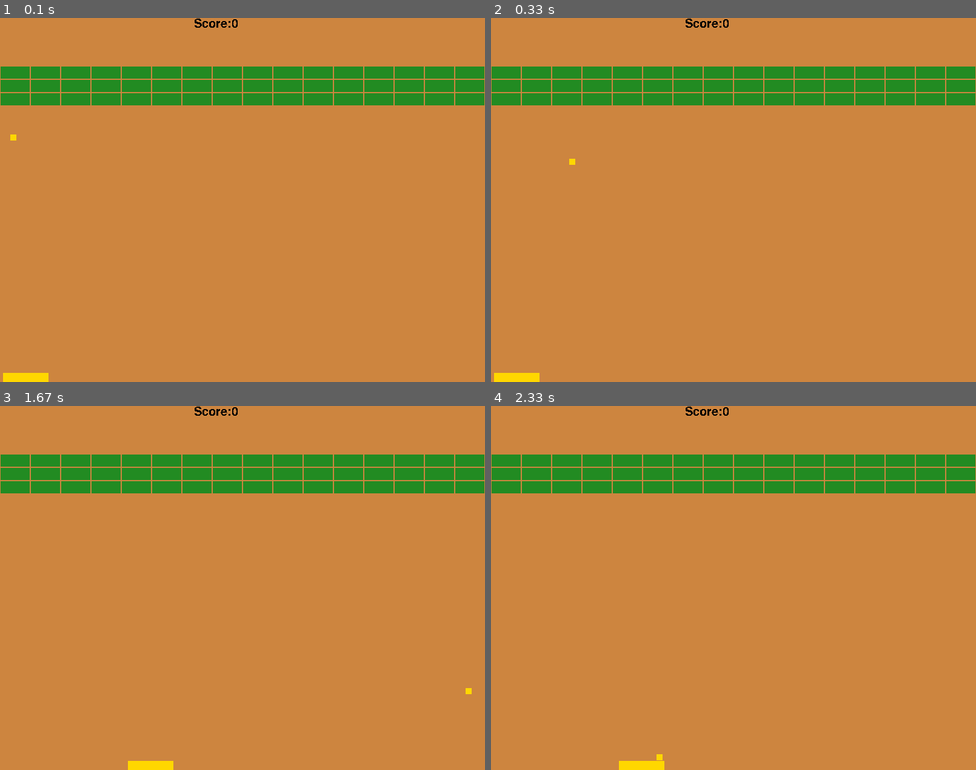
Above: before the commit, frames 1-4 (two rows, left to right).
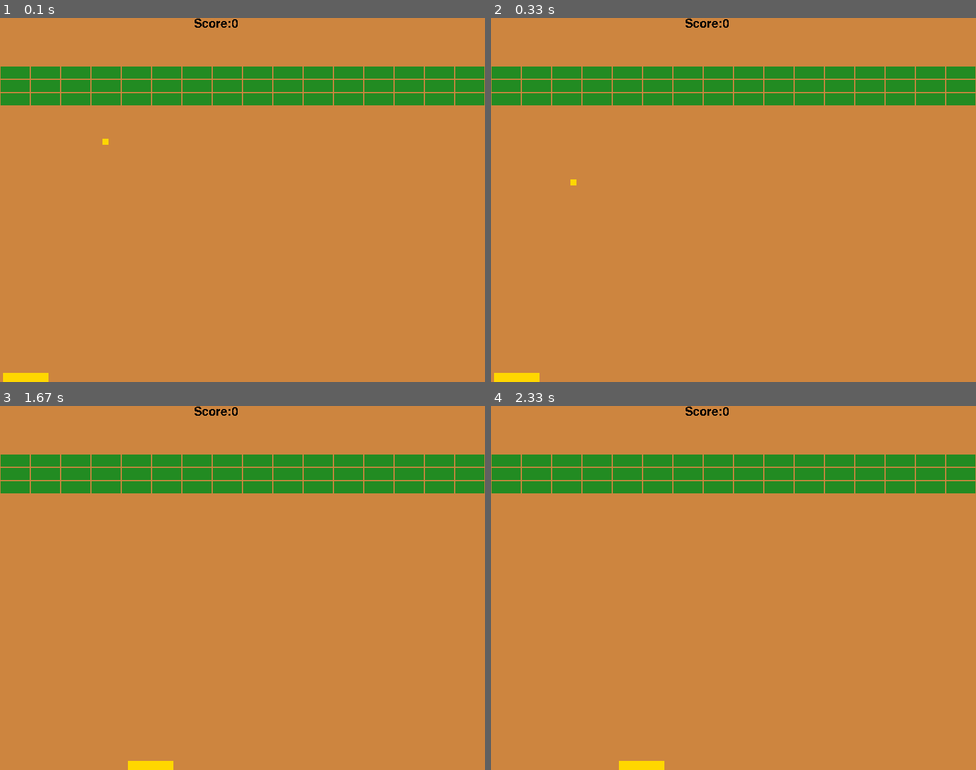
Above: after the commit, the same moments.

Repository: nealons/Pygame
Game: pygame game, started from pygamee1.py
Two runs of this game, one before a commit and one after it. Both use one fixed random seed, a clock stepped at 60 frames per second and the inputs below.
Inputs (mouse positions are in pixels of both pictures, inside the frame that each line leads up to):
- Up to frame 1 (0.1 s): no input
- Up to frame 2 (0.33 s): no input
- Up to frame 3 (1.67 s): click (242, 588) at 0.38 s; click (291, 668) at 0.72 s; click (421, 715) at 1.05 s; click (126, 515) at 1.38 s
- Up to frame 4 (2.33 s): no input

The runs differ from the first frame. In frame 1, less than 0.1% of the frame differs, in the area x 2-23%, y 32-35%; in frame 2, less than 0.1%; in frame 3, less than 0.1%; in frame 4, less than 0.1%.

Commit message:
fourth commit

Diff:
--- a/pygamee1.py
+++ b/pygamee1.py
@@ -5,7 +5,7 @@
 from random import *
 import os, sys
 
-#colors
+#colors I hope you enjoy them I put a lot of thought into them
 leather = (205, 133, 63)
 mustard = (255, 215, 0)
 forest = (34, 139, 34)
@@ -18,59 +18,59 @@
 
 class Brick(pygame.sprite.Sprite):
 	def __init__(self, color, x, y):
-		super().__init__()
-		self.image = pygame.Surface([brickw, brickh])
+		super().__init__() #you have to do this
+		self.image = pygame.Surface([brickw, brickh]) #creates the brick image
 		self.image.fill(color)
-		self.rect = self.image.get_rect()
+		self.rect = self.image.get_rect() #gets a rectangle object with the image specifications
 		self.rect.x = x
 		self.rect.y = y
 
 class Ball(pygame.sprite.Sprite):
-	speed = 17.0
-	x = 0.0
+	speed = 11.0 #speed of ball
+	x = 180.0 #initial location of ball
 	y = 180.0
-	direction = 250
+	direction = 210 #initial direction of ball
 	width = 10
 	height = 10
 
-	def __init__(self):
+	def __init__(self): #
 		super().__init__()
-		self.image = pygame.Surface([self.width, self.height])
+		self.image = pygame.Surface([self.width, self.height]) #creates image
 		self.image.fill(mustard)
 		self.rect = self.image.get_rect()
 		self.screenheight = pygame.display.get_surface().get_height()
 		self.screenwidth = pygame.display.get_surface().get_width()
 
-	def bounce(self, diff):
-		self.direction = (180-self.direction) % 360
-		self.direction -= diff
+	def bounce(self, bounce_where):
+		self.direction = (180-self.direction) % 360 #ball bounces off surfaces
+		self.direction -= bounce_where
 
 	def update(self):
 		direction_radians = math.radians(self.direction)
-		self.x += self.speed * math.sin(direction_radians)
+		self.x += self.speed * math.sin(direction_radians) #changes x and y as function of speed and direction
 		self.y -= self.speed * math.cos(direction_radians)
 
-		self.rect.x = self.x
+		self.rect.x = self.x #makes the ball what x and y are
 		self.rect.y = self.y
 
-		if self.y <= 0:
+		if self.y <= 0: #bounces off top of screen
 			self.bounce(0)
 			self.y = 1
 
-		if self.x <= 0:
+		if self.x <= 0: #bounces off left screen
 			self.direction = (360 - self.direction) % 360
-			self.x = 1
+			self.x = self.x + 20
 
-		if self.x > self.screenwidth - self.width:
+		if self.x > self.screenwidth - self.width: #bounces off right screen
 			self.direction = (360 - self.direction) % 360
-			self.x = 1
+			self.x = self.x - 20
 
 		if self.x > self.screenwidth - self.width:
 			self.direction = (360 - self.direction) % 360
 			self.x = self.screenwidth - self.width - 1
 			self.x = self.screenwidth -self.width - 1
 
-		if self.y > 600:
+		if self.y > 600: #fell off screen
 			return True
 		else:
 			return False
@@ -91,56 +91,48 @@
 		self.rect.y = self.screenheight1 - self.height
 
 	def update(self):
-		position = pygame.mouse.get_pos()
+		position = pygame.mouse.get_pos() #get mouse location
 		self.rect.x = position[0] #MAKE CENTER OF BAR
 
 		if self.rect.x > self.screenwidth1 - self.width:
 			self.rect.x = self.screenwidth1 - self.width
 
-		if pygame.sprite.spritecollide(ball1, bricks, True):
-			score += 1
-
-pygame.init()
 
 
-#mixer.music.load('Michigan.wav')
-#mixer.music.play(-1)
-#mixer.music.set_volume(5)
+pygame.init() #initializes pygame library
 
-gameDisplay = pygame.display.set_mode([800, 600])
 
-pygame.display.set_caption('Nealon\'s Brickbreaker Game!')
 
-pygame.mouse.set_visible(0)
+gameDisplay = pygame.display.set_mode([800, 600]) #creates game screen
 
-font = pygame.font.Font(None, 30)
-score = 0
-background = pygame.Surface(gameDisplay.get_size())
-#sound = pygame.mixer.music.load('beep-08b.wav')
-#sound.init()
-#sound.pre_init(frequency=22050, size= -16, channels=2, buffer=4096)
-#sound.set_volume(10)
+pygame.display.set_caption('Nealon\'s Brickbreaker Game!') #title
+
+pygame.mouse.set_visible(0) #mouse disappears
+
+font = pygame.font.Font(None, 30) #font information
+score = 0 #score variable initializes
+background = pygame.Surface(gameDisplay.get_size()) #creates background
+
 
 #pygame.mixer.init(frequency=22050, size=-16, channels=2, buffer=4096)
 #bg_music = pygame.mixer.Sound("Michigan.wav")
 #pygame.mixer.Sound.play(bg_music, loops = 0)
-#pygame.mixer.Sound.play(bg_music, loops=-1)
 
-bricks = pygame.sprite.Group()
+bricks = pygame.sprite.Group() #sprite lists
 ball = pygame.sprite.Group()
 sprites = pygame.sprite.Group()
 
-user1 = Paddle()
+user1 = Paddle()  #creates paddle object
 sprites.add(user1)
 
-ball1 = Ball()
+ball1 = Ball() #creates ball object
 sprites.add(ball1)
 ball.add(ball1)
 
 top_brick = 80
 brickcount = 16
 
-for row in range(3):
+for row in range(3): #creates wall of bricks
 	for columns in range(0, brickcount):
 		brick = Brick(forest, columns * (brickw + 2) + 1, top_brick)
 		bricks.add(brick)
@@ -152,53 +144,52 @@
 game_over = False
 exit_program = False
 
-while not exit_program:
+while not exit_program: #game loop
 	clock.tick(30)
 
 	for events in pygame.event.get():
 		if events.type ==pygame.QUIT:
 			exit_program = True
 
-	if not game_over:
+	if not game_over: #updates paddle and ball
 		user1.update()
 		game_over = ball1.update()
 
-	if game_over:
+	if game_over: #prints game over but for some reason it doesn't work
 		game_over_text = font.render('Game Over! Thanks for playing! :)', True, thistle)
 		go_text_position = game_over_text.get_rect(centerx = 420)
 		go_text_position.top = 300
 		gameDisplay.blit(game_over_text, go_text_position)
 
-	if pygame.sprite.spritecollide(user1, ball, False):
-		diff = (user1.rect.x + user1.width/2) - (ball1.rect.x + ball1.width/2)
+	if pygame.sprite.spritecollide(user1, ball, False): #see if ball and paddle collide
+		bounce_where = (user1.rect.x + user1.width/2) - (ball1.rect.x + ball1.width/2)
 
 		ball1.rect.y = gameDisplay.get_height() - user1.rect.height - ball1.rect.height - 1
-		ball1.bounce(diff)
+		ball1.bounce(bounce_where)
+		#all the above checks to see where teh ball hits the paddle
 
-	hitbricks = pygame.sprite.spritecollide(ball1, bricks, True)
+	hitbricks = pygame.sprite.spritecollide(ball1, bricks, True) #keeps track of ball and brick hits
 
-	if pygame.sprite.spritecollide(ball1, bricks, True):
-		score += 1
+	for x in hitbricks: #increments through hits for score
+		score +=1
 
-	#if hitbricks == True:
-	#	sound.mixer.music.play(0)
 
-	if len(hitbricks) > 0:
+	if len(hitbricks) > 0: #bounces the ball if brick hits
 		ball1.bounce(0)
 
-	if len(bricks) == 0:
+	if len(bricks) == 0: #game over when bricks are all gone and congratulations text is printed
 		game_over = True
 		game_win_text = font.render('You win! Congratulations! Thanks for playing! :)', True, thistle)
 		gw_text_position = game_win_text.get_rect(centerx = 400)
 		gw_text_position.top = 300
 		gameDisplay.blit(game_win_text, gw_text_position)
 
-	gameDisplay.fill(leather)
-	t = font.render('Score:' + str(score), False, black)
-	gameDisplay.blit(t, (320, 0))
+	gameDisplay.fill(leather) #screen background
+	t = font.render('Score:' + str(score), False, black) #score is printed
+	gameDisplay.blit(t, (320, 0)) #score is printed on screen
 
 
-	sprites.draw(gameDisplay)
-	pygame.display.flip()
+	sprites.draw(gameDisplay) #draws the whole time
+	pygame.display.flip() #flips screen because we have to
 
 pygame.quit()
